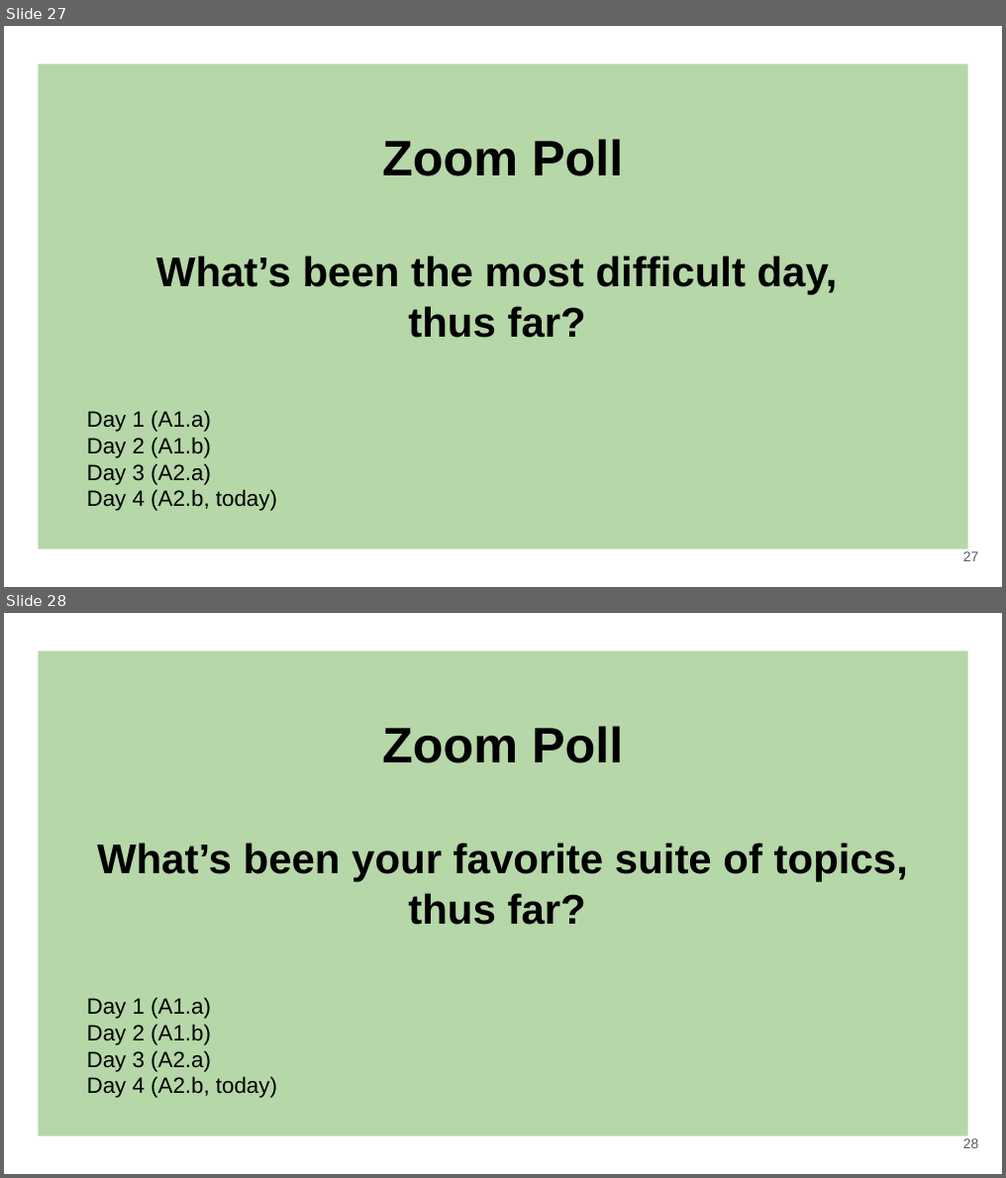
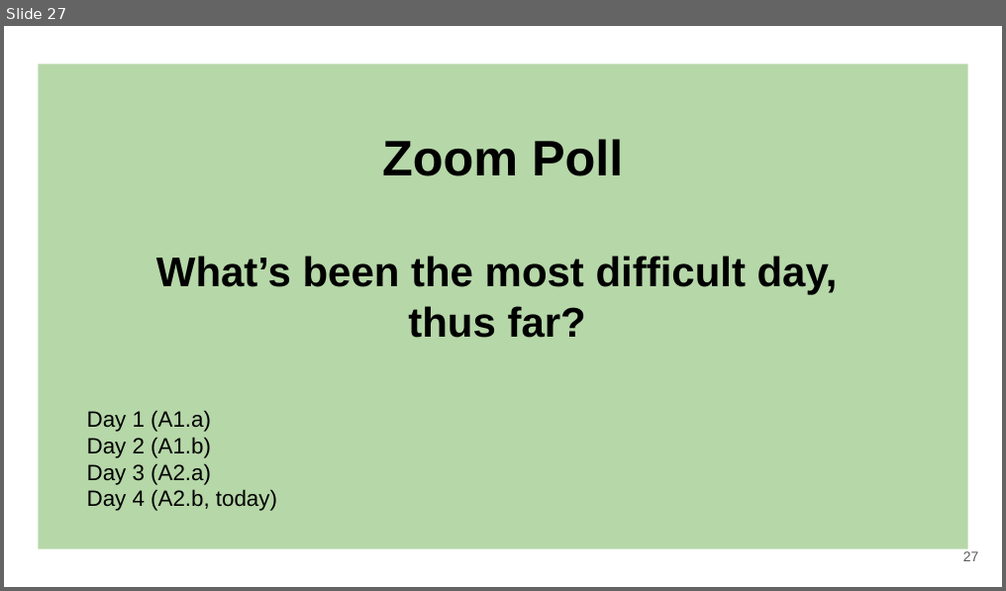
Before and after one commit to SuLab/Applied-Bioinformatics, a slide deck: Lectures/A2.b_Bash-loops_scripting.pptx. Shown one above the other, each under a label of ours: slides 27 and 28 before the commit, slide 27 after it. The pictures are 1006x1178 and 1006x591 pixels, drawn with LibreOffice and Linux fonts; fonts in the diff are those of the drawing. Boxes give left, top, right and bottom in pixels: in the first picture for what was removed or moved away, otherwise in the second. Text is boxed around its words. In the diff, an @@ line names an element or a change of style, - is before the commit and + after.

```diff
--- a/Lectures/A2.b_Bash-loops_scripting.pptx
+++ b/Lectures/A2.b_Bash-loops_scripting.pptx
@@ slide 28 removed at [4,613,1002,1174], background #FFFFFF @@
@@ rectangle removed at [38,651,968,1137] @@
@@ title removed at [87,843,908,1098] @@
-Zoom Poll
-What’s been your favorite suite of topics, thus far?
-Day 1 (A1.a)
-Day 2 (A1.b)
-Day 3 (A2.a)
-Day 4 (A2.b, today)
@@ page number removed at [963,1139,979,1149] @@
-28
```
